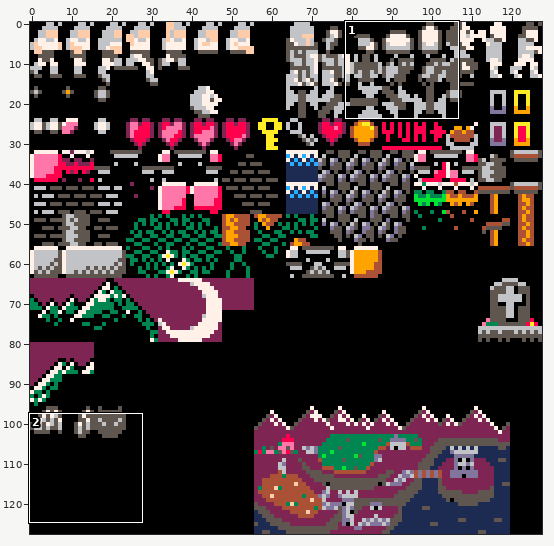
Sprite sheet, stored at sheet.png. Above: a wide view before the commit, with the close-up outlined.
Close-up. The starting point:
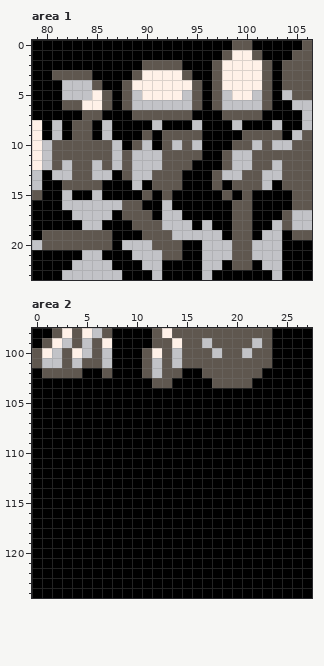
The file is 128x128 pixels. Shown: area 1: x 79..106, y 0..23; area 2: x 0..27, y 98..124.
Once edited:
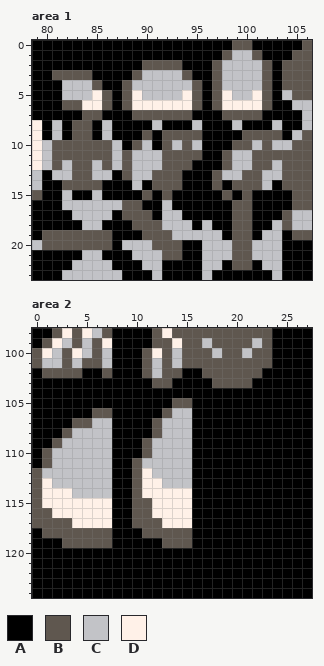
Palette (. is transparent): A #000000  B #5f574f  C #c2c3c7  D #fff1e8
Edits made:
Changed rows in their new state; - is an unchanged pixel.
Area 1:
first column x 89:
 1 ----------CC-
 2 ---------CCCC
 3 -CCCC----CCCC
 4 CCCCCC---CCCC
 5 DCCCCD---DCCD
 6 DDDDDD---DDDD
Area 2:
first column x 0:
105 --------------BB
106 ------BB-----BCC
107 ----BBCC----BCCC
108 ---BCCCC----BCCC
109 --BCCCCC---BCCCC
110 -BCCCCCC---BCCCC
111 -BCCCCCC--BCCCCC
112 BCCCCCCC--BDCCCC
113 BDCCCCCC--BDDCCC
114 BDDDCCCC--BDDDDD
115 BDDDDDDD--BBDDDD
116 BBDDDDDD--BBDDDD
117 BBBBDDDD--BBBDDD
118 -BBBBBBB---BBBBB
119 ---BBBBB-----BBB
Changed places in both close-ups, as pixel boxes (x1, y1, x2, y2):
changed: (132, 50, 262, 110)
changed: (32, 398, 192, 548)
